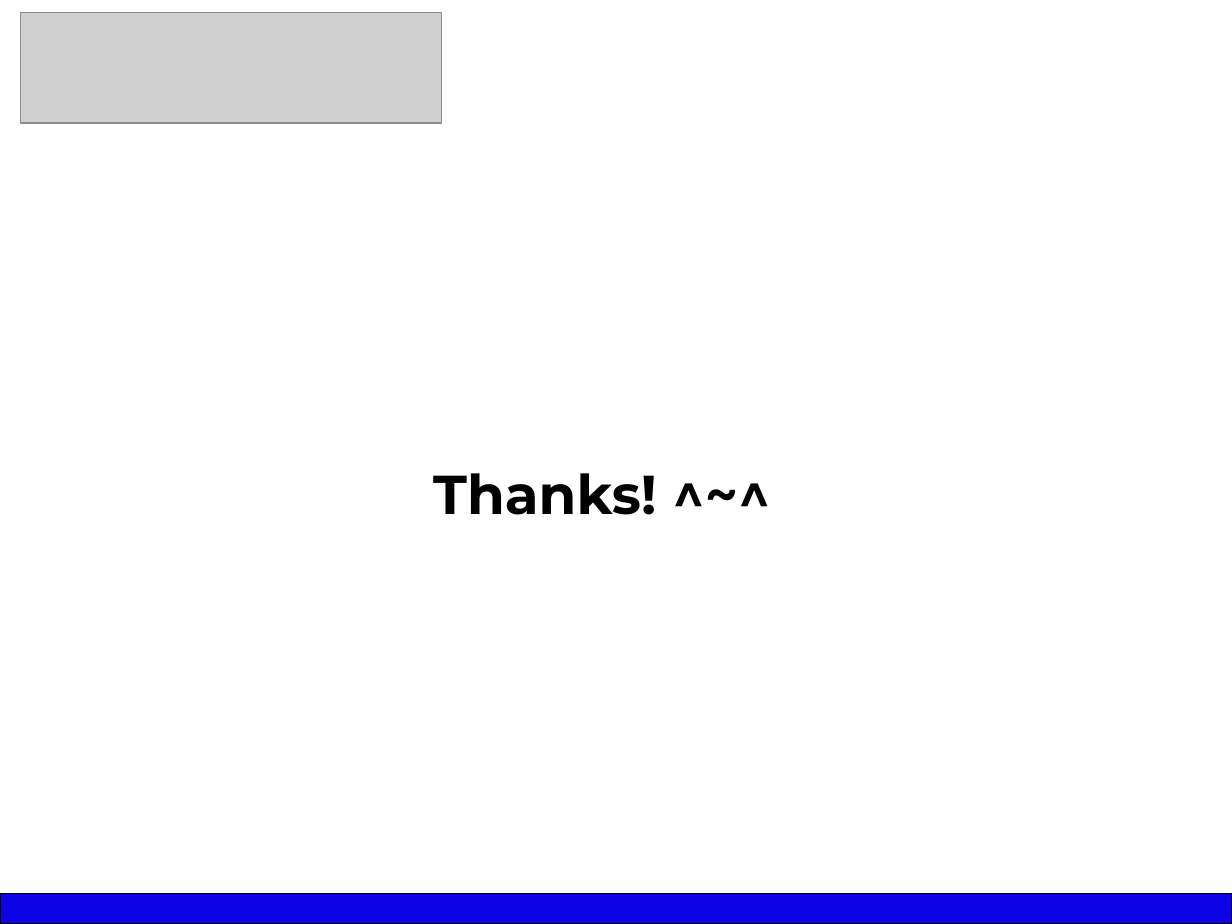
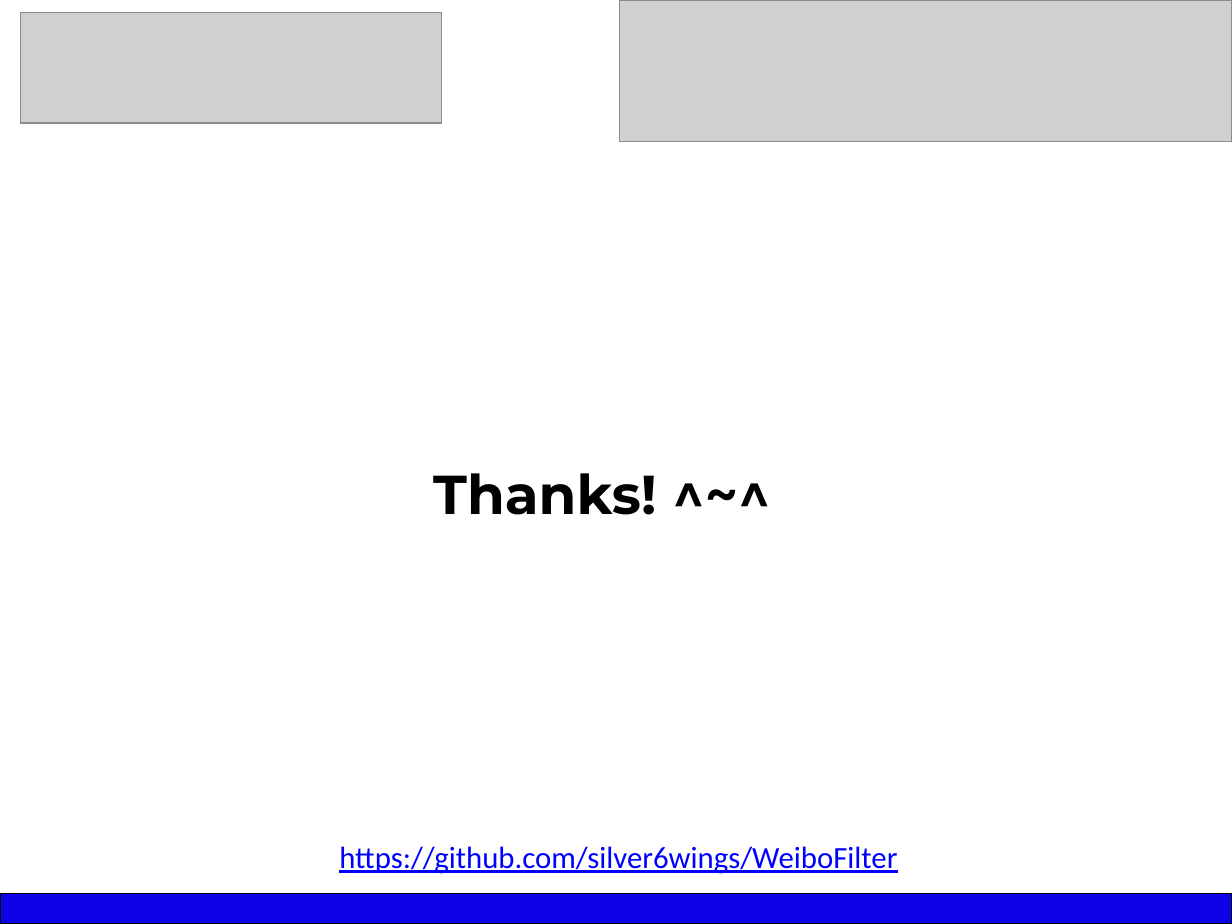
Before and after one commit to silver6wings/WeiboFilter, a slide deck: slide 18 of _Paper/GS11211B8 于俊超 毕业答辩PPT.pptx. Drawn at 1232x924 pixels with LibreOffice and Linux fonts; fonts in the diff are those of the drawing; grey boxes stand for pictures. Boxes give left, top, right and bottom in pixels: in the first picture for what was removed or moved away, otherwise in the second. Text is boxed around its words. In the diff, an @@ line names an element or a change of style, - is before the commit and + after.

```diff
--- a/_Paper/GS11211B8 于俊超 毕业答辩PPT.pptx
+++ b/_Paper/GS11211B8 于俊超 毕业答辩PPT.pptx
@@ picture added at box(620, 0, 1232, 142) @@
@@ text added at box(339, 846, 897, 874), 18 pt, text #0000FF, underline @@
+https://github.com/silver6wings/WeiboFilter
```
Also in this commit, not shown: 13 other slides changed, 2 other files.
